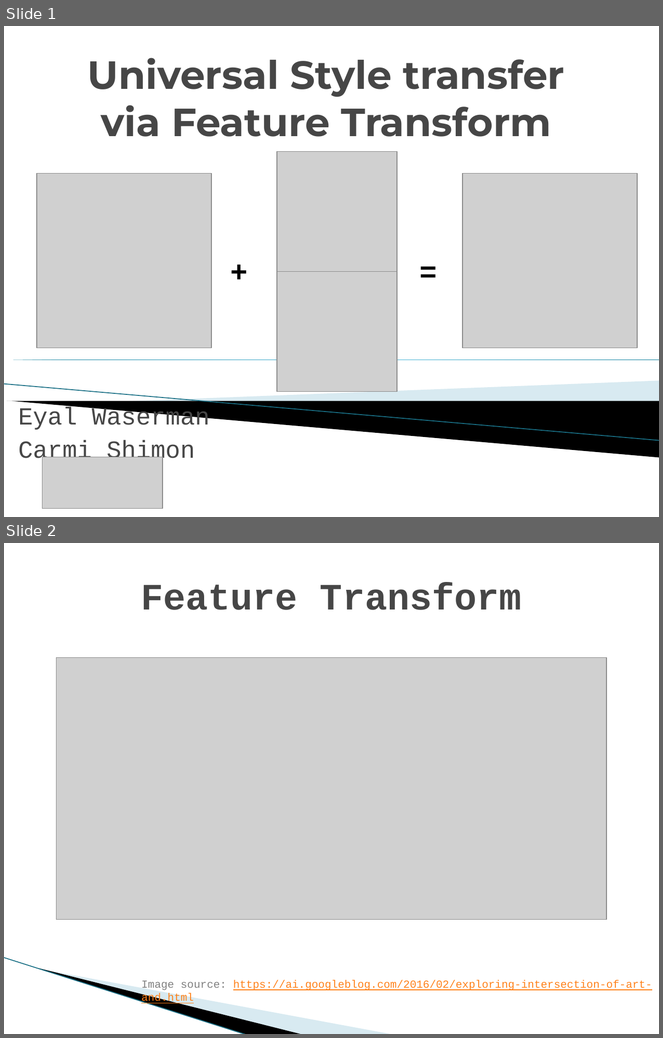
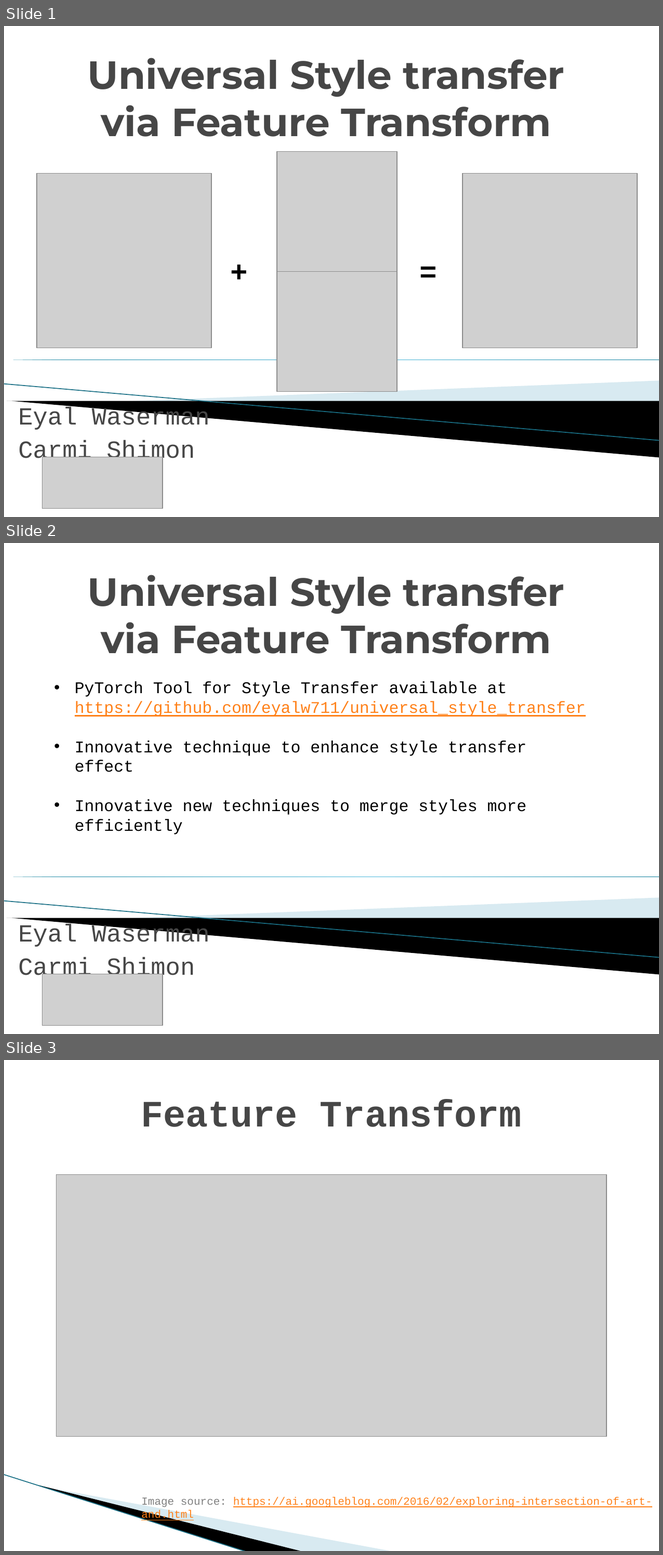
Before and after one commit to eyalw711/universal_style_transfer, a slide deck: ppt/Universal Style transfer via Feature Transform.pptx. Shown one above the other, each under a label of ours: slides 1 and 2 before the commit, slides 1, 2 and 3 after it. The pictures are 663x1038 and 663x1555 pixels, drawn with LibreOffice and Linux fonts; fonts in the diff are those of the drawing; grey boxes stand for pictures; background and template pictures are left out. Boxes give left, top, right and bottom in pixels: in the first picture for what was removed or moved away, otherwise in the second. Text is boxed around its words. In the diff, an @@ line names an element or a change of style, - is before the commit and + after.

```diff
--- a/ppt/Universal Style transfer via Feature Transform.pptx
+++ b/ppt/Universal Style transfer via Feature Transform.pptx
@@ slide 2 added at (4, 543, 659, 1034), background #FFFFFF; not listed: 4 template elements that a slide beside it also shows @@
@@ title added at (88, 575, 565, 654), 43.2 pt, text #464646, bold @@
+Universal Style transfer via Feature Transform
@@ text added at (75, 681, 586, 835), 18 pt, text #000000 @@
+• PyTorch Tool for Style Transfer available at https://github.com/eyalw711/universal_style_transfer
+• Innovative technique to enhance style transfer effect
+• Innovative new techniques to merge styles more efficiently
@@ subtitle added at (18, 924, 210, 982), 27 pt, text #464646 @@
+Eyal Waserman
+Carmi Shimon
@@ picture added at (42, 974, 163, 1025) @@
@@ what was slide 2 is now slide 3 @@
```
Also in this commit, not shown: 4 slides changed, 1 other slide added, 1 other file.
